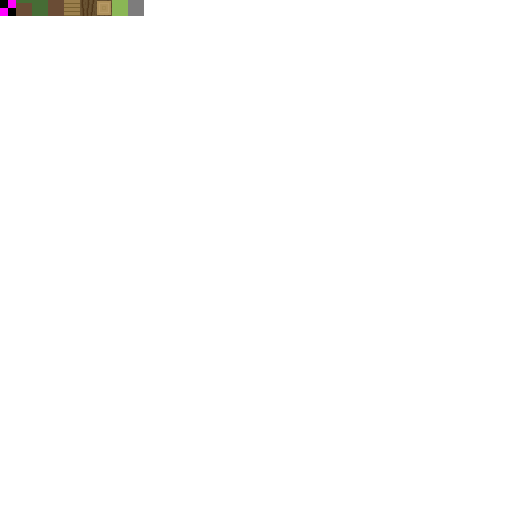
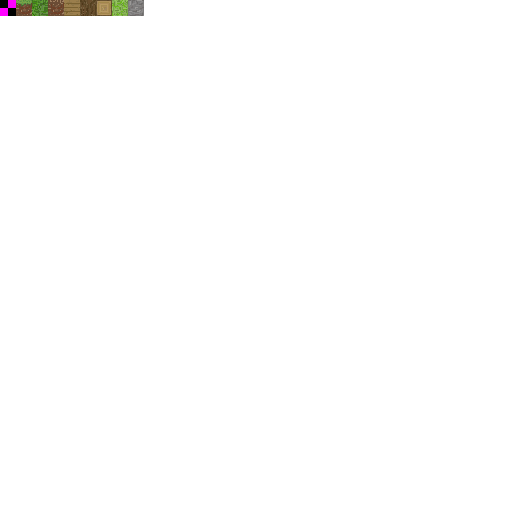
The second w=512, h=512 image is a revision of the first. Changes to its layers:
added layer "Слой 11" above "Слой 10" over box(80, 0, 144, 16)
added layer "Слой 10" above "Слой 9" over box(64, 0, 80, 15)
added layer "Слой 9" above "Слой 6" over box(32, 0, 48, 16)
added layer "Слой 6" above "Слой 8" over box(16, 0, 32, 6)
added layer "Слой 8" above "Слой 7" over box(16, 0, 32, 16)
added layer "Слой 7" above "Слой 4" over box(48, 0, 64, 16)
